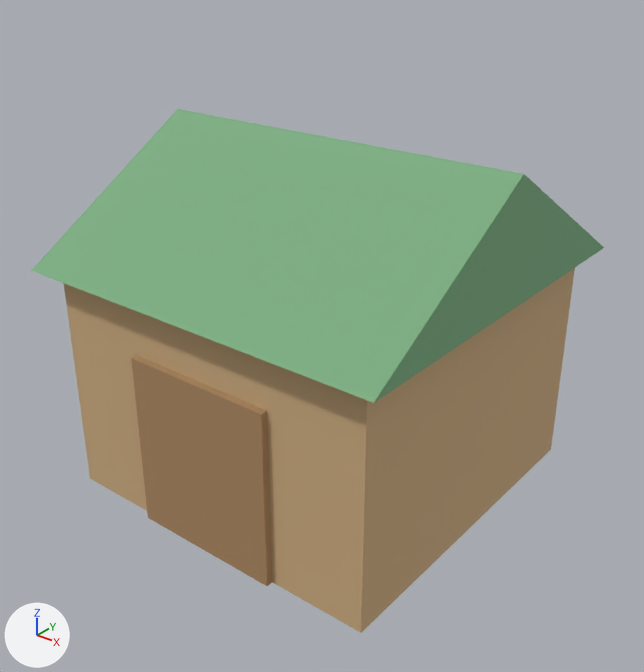
One commit to the glTF model assets/models/storehouse.glb: the scene before it, then after it.
Both versions are drawn from a 50 mm lens placed at (2.55, -3.23, 2.77), pointed at (0.09, -0.15, 0.86). Arrows for +X, +Y and +Z are at lower left; the lights stay in place. The picture after the commit comes second. Where no turn or scale is listed for an object, it has been applied to the vertices. Vertices at exactly the same position are counted once.

Objects in the first picture: 'door', 'roof', 'walls'.
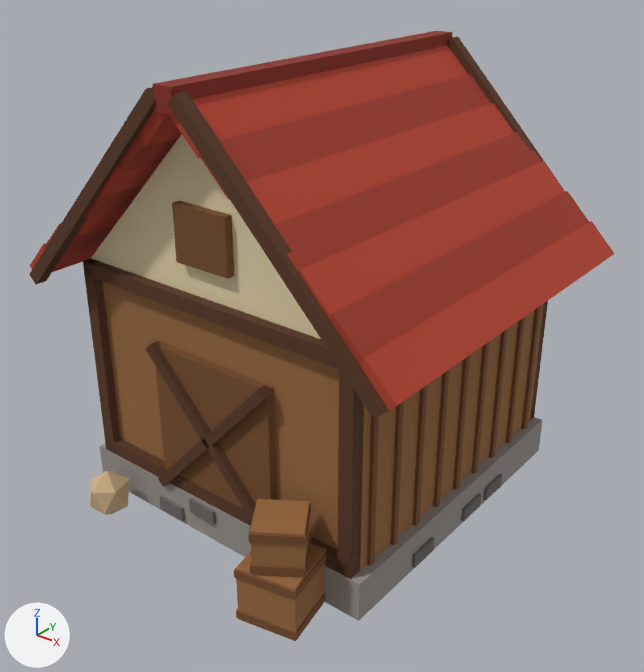
Where the change shows, as pixel boxes (x1, y1, x2, y2) in the pictures (644 x 672 px):
'roof', deleted (green)
    before: (31, 109, 604, 403)
'walls', reshaped, moved, recoloured (14% narrower)
    before: (64, 268, 575, 633)
    after: (103, 282, 544, 641)
'roof_red', added (red)
    after: (30, 45, 615, 413)
'roof_red_mid', added (red)
    after: (44, 74, 589, 364)
'timber', added
    after: (29, 36, 563, 579)
'plank_dark', added
    after: (155, 201, 541, 641)
'door', deleted (brown)
    before: (131, 355, 272, 586)
'plaster', added (beige)
    after: (91, 134, 321, 339)
'footing', added
    after: (100, 417, 542, 621)
'ridge', added (red)
    after: (152, 31, 453, 115)
'stone_dark', added
    after: (159, 474, 502, 568)
'sack', added (beige)
    after: (90, 471, 129, 515)

The change, as a diff of the scene's bpy script:
```diff
--- a/assets/models/storehouse.glb.py
+++ b/assets/models/storehouse.glb.py
@@ me_cube @@
-me_cube.from_pydata(...)  # 8 vertices, 12 faces; spans x -0.9..0.9, y -0.9..0.9, z 0.0..1.2
-me_cube.materials.append(mat_wood_light)  # brown #cead81
+me_cube.from_pydata(...)  # 24 vertices, 36 faces; spans x -0.8..1.17, y -0.8..0.8, z -0.73..0.52
+# me_cube part 1: the whole mesh is rebuilt
+me_cube.materials.append(mat_plank)  # brown #9c6b3f
@@ me_gable @@
+me_gable.from_pydata([(-0.8, 0.8, 1.25), (0.8, 0.8, 1.25), (0.0, 0.8, 2.05), (-0.8, -0.8, 1.25), (0.8, -0.8, 1.25), (0.0, -0.8, 2.05)], [], [(2, 1, 0), (3, 4, 5)])
+me_gable.materials.append(mat_plaster)  # beige #ead9b0
@@ ob_walls @@
 ob_walls = bpy.data.objects.new('walls', me_cube)
-ob_walls.location = (0.0, 0.0, 0.0)
+ob_walls.location = (0.0, 0.0, 0.725)
@@ ob_roof @@
-ob_roof = bpy.data.objects.new('roof', me_roof)
@@ ob_door @@
-ob_door = bpy.data.objects.new('door', me_cube_001)
@@ ob_sack @@
+ob_sack = bpy.data.objects.new('sack', me_icosphere)  # an icosphere of 20 faces spanning x -0.092..0.092, y -0.107..0.107, z -0.132..0.132; in mat_sack (beige #d2b48c)
+ob_sack.location = (-0.6, -1.0, 0.1)
@@ ob_plaster @@
+ob_plaster = bpy.data.objects.new('plaster', me_gable)
+ob_plaster.location = (0.0, 0.0, 0.0)
@@ ob_ridge @@
+ob_ridge = bpy.data.objects.new('ridge', me_cube_063)  # a box spanning x -0.05..0.05, y -0.98..0.98, z -0.05..0.05; in mat_roof_red_dark (red #8a2e22)
+ob_ridge.location = (0.0, 0.0, 2.12)
@@ ob_roof_red_mid @@
+ob_roof_red_mid = bpy.data.objects.new('roof_red_mid', me_cube_046)  # 48 vertices, 72 faces; spans x -0.1..1.76, y -0.96..0.96, z -0.1..0.61; in mat_roof_red_mid (red #a33a29)
+ob_roof_red_mid.location = (-0.83, 0.0, 1.371)
@@ ob_roof_red @@
+ob_roof_red = bpy.data.objects.new('roof_red', me_cube_045)  # 64 vertices, 96 faces; spans x -0.1..2.05, y -0.96..0.96, z -0.1..0.87; in mat_roof_red (red #b8432f)
+ob_roof_red.location = (-0.976, 0.0, 1.243)
@@ ob_timber @@
+ob_timber = bpy.data.objects.new('timber', me_cube_034)  # 112 vertices, 168 faces; spans x -0.27..1.8, y -1.8..0.18, z -0.54..1.43; in mat_timber (brown #5a3620)
+ob_timber.location = (-0.765, 0.812, 0.725)
@@ ob_plank_dark @@
+ob_plank_dark = bpy.data.objects.new('plank_dark', me_cube_016)  # 192 vertices, 288 faces; spans x -0.01..1.63, y -1.88..0.02, z -0.72..0.93; in mat_plank_dark (brown #7a4f2c)
+ob_plank_dark.location = (-0.808, 0.71, 0.725)
@@ ob_stone_dark @@
+ob_stone_dark = bpy.data.objects.new('stone_dark', me_cube_001_1)  # 88 vertices, 132 faces; spans x -0.01..1.72, y -1.17..0.57, z -0.04..0.12; in mat_stone_dark (dark grey #6e6a68)
+ob_stone_dark.location = (-0.856, 0.3, 0.06)
@@ ob_footing @@
+ob_footing = bpy.data.objects.new('footing', me_cube_1)  # a box spanning x -0.85..0.85, y -0.85..0.85, z -0.1..0.1; in mat_stone (grey #9a9590)
+ob_footing.location = (0.0, 0.0, 0.1)
```
